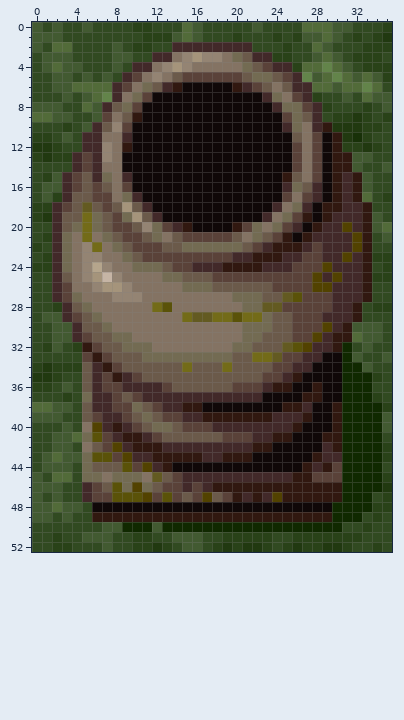
One commit to this pixel-art sprite: GunBird - Coded Dreams/Game/assets/enemies/pot.png. Above, as it was before the edit.
The file is 36x53 pixels.
Once edited:
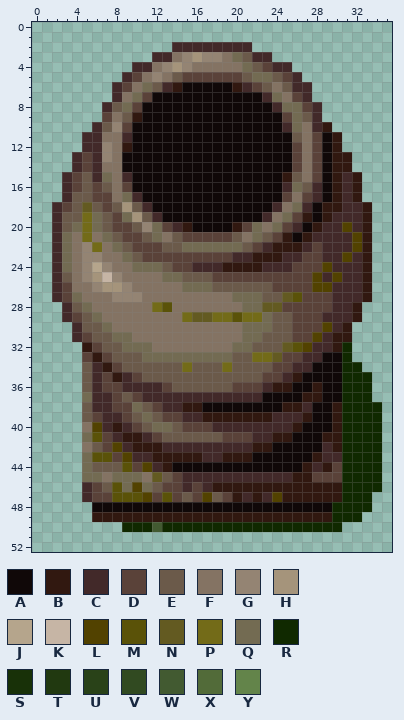
Palette (. is transparent): A #100808  B #311810  C #422929  D #5a4239  E #6b5a4a  F #847363  G #948473  H #a5947b  J #b5a58c  K #c6b5a5  L #524200  M #5a5208  N #635a21  P #736b18  Q #736b52  R #102900  S #183108  T #213910  U #294218  V #314a21  W #425a31  X #526b39  Y #63844a
Commit: Isolated original Pot image
Change:
@@ x 0..35 @@
- 0 WVWVVWVVVVUUVVVXWVVVVVWVVVVXXXWWVVVU
- 1 WWWVVVVVVVVUUUWXWVVVUVVVUVUWWXWVUVUT
- 2 WVXXVVVVWVUUVVCCCCCCCCVVVUVVXWVVVUUU
- 3 VWWWVVVVWWVVCCFGHGGFQECCUUVVWXWVUUUV
- 4 VWXWWVVVWVCCFGHGFFFFFQEDCCUXXYXWVUUU
- 5 VVWWVWVWVCDFGFEDDDDDDEQQEDCYWXYXWXWU
- 6 VVWWXXXXCDFQECBAAAAABCDEFECCXXWXXYXV
- 7 VVVWVWXYCFQDAAAAAAAAAAACQFDCUVVWVXWW
- 8 WWWVVXWCEQDAAAAAAAAAAAAACQQDCUVVVUVW
- 9 XXWWVVWDFEBAAAAAAAAAAAAAADQECVUUTUVU
-10 VVVUVWCEGDAAAAAAAAAAAAAAACQFCBTTTUUV
-11 UUVWVCCFFCAAAAAAAAAAAAAAAAEFDABTSUVV
-12 TTUVVCCGFBAAAAAAAAAAAAAAAADFDABUUTUV
-13 UTUUCDCGFAAAAAAAAAAAAAAAAADFDABBWWVV
-14 VVVVCDCFFAAAAAAAAAAAAAAAAADFDABBWVVW
-15 VUWCDECQFCAAAAAAAAAAAAAAABEFDABCBWVV
-16 VWWCDEDEFDAAAAAAAAAAAAAAACQECABCBWVV
-17 VWUCEEDDFQCAAAAAAAAAAAAAADFDCABCBXVU
-18 UUCDENEDEHECAAAAAAAAAAAACFQCABBCCBVV
-19 UTCEEPQEDQHECAAAAAAAAAACFQDBABCCCBWV
-20 VVCEQPQEDDEGQDCBAAAABDQFQDCABCCLCBWX
-21 VUCQFPFQEDDEQFEDDDDDEFQEDBABCCCCLBVW
-22 UVCQFGPFQEDDDEEQQQQQQEDCBBBCDCCCLBVV
-23 VUCQFGGFFQEDDDDDDDDDCCBBBCCDDCCLCBUU
-24 UUCQFGJGFFQQQEDDCCCBBBBCCCDDDLCCCBVU
-25 VVCEFGHKGFFFFQQEEEDDDDDDDDDDLCLCCBUU
-26 VVCDFFGHHGFFFFFQQQEEEEEEDDDDLLCCCBVV
-27 VVCDQFFFGGGFFFFFFFFFQQQEENMDDDCCCBVV
-28 VVUCEQFFFFFFPMFFFFFFFQQNNDDDDDCCBVUU
-29 VWWCDEQFFFFFFFFPNNPPMPPQEEDDDCCCBVVV
-30 VVWWCEEQFFFFFFFFFFFFFQQQEEDDDLCBWWWV
-31 VVWWCDEEQQFFFFFFFFFFFQQEEEDDLCBBXWWV
-32 VUWVUBDEEQQQFFFFFFFFQQEEENMLCCBRVWVV
-33 VVVVVDBDEEEQQQQQQQQQEEPPNDDCCAARWVVW
-34 UTUUUECBDEEEEEEPEEEPEEEEDDCCAAARRWVV
-35 TTUVVECDBCDEEEEEEEEEEEEDDCBAAAARRRUV
-36 UUVWVECDDCCCCDEEEEEEDDDCBBAABAARRRVV
-37 VVVUVQCCDEDCCCCCCCCCCCCAAAABBAARRRUV
-38 XXWWVECCDDQEDCCBBAAAAAAAABBCAABRRRRU
-39 WWWVVEDCCDEQEDDCCBBBBBBBCCCBAABRRRRW
-40 VVVWVFLCBCDEQQEDDDCCCCCCCCBAAABRRRRW
-41 VVWWXQMDCBBCDEEEEEEDDDCCBBAAABBRRRRV
-42 VVWWVFEDLCBBBCCCCCCCCCBBAAAAACBRRRRU
-43 VWXWWQMMDLCCBBBBBCCBBBAAAAAABCCRRRRU
-44 VWWWVQEEEMDLCBAAAAAAAAAAAAABCBDRRRRV
-45 WVXXVQQFQQQFNEDCCCCCCCCCCCBBDDDRRRRU
-46 WWWVVCDEMQLQEDDCDCBBBBBBBBBBBBBRRRRT
-47 WVWVVCDDMMMLDMDEDLEDBCBCLBBBBBBRRRVU
-48 WWXWWVAAAAAAAAAAAAAAAAAAAAAAAARRRRUU
-49 WWVWVVBBBBBBBBBBBBBBBBBBBBBBBBRRRVUV
-50 VVVVVVVWWRRRWRRRRRRRRRRRRRRRRRRVVUVV
-51 VVUVVWWWVVUUVVWWWVVUUUUUVVUUUUUUUVVV
-52 VVUUVVVWVVUUTUVWWVUTUTTUVUTUUTTUVVUV
+ 0 ....................................
+ 1 ....................................
+ 2 ..............CCCCCCCC..............
+ 3 ............CCFGHGGFQECC............
+ 4 ..........CCFGHGFFFFFQEDCC..........
+ 5 .........CDFGFEDDDDDDEQQEDC.........
+ 6 ........CDFQECBAAAAABCDEFECC........
+ 7 ........CFQDAAAAAAAAAAACQFDC........
+ 8 .......CEQDAAAAAAAAAAAAACQQDC.......
+ 9 .......DFEBAAAAAAAAAAAAAADQEC.......
+10 ......CEGDAAAAAAAAAAAAAAACQFCB......
+11 .....CCFFCAAAAAAAAAAAAAAAAEFDAB.....
+12 .....CCGFBAAAAAAAAAAAAAAAADFDAB.....
+13 ....CDCGFAAAAAAAAAAAAAAAAADFDABB....
+14 ....CDCFFAAAAAAAAAAAAAAAAADFDABB....
+15 ...CDECQFCAAAAAAAAAAAAAAABEFDABCB...
+16 ...CDEDEFDAAAAAAAAAAAAAAACQECABCB...
+17 ...CEEDDFQCAAAAAAAAAAAAAADFDCABCB...
+18 ..CDENEDEHECAAAAAAAAAAAACFQCABBCCB..
+19 ..CEEPQEDQHECAAAAAAAAAACFQDBABCCCB..
+20 ..CEQPQEDDEGQDCBAAAABDQFQDCABCCLCB..
+21 ..CQFPFQEDDEQFEDDDDDEFQEDBABCCCCLB..
+22 ..CQFGPFQEDDDEEQQQQQQEDCBBBCDCCCLB..
+23 ..CQFGGFFQEDDDDDDDDDCCBBBCCDDCCLCB..
+24 ..CQFGJGFFQQQEDDCCCBBBBCCCDDDLCCCB..
+25 ..CEFGHKGFFFFQQEEEDDDDDDDDDDLCLCCB..
+26 ..CDFFGHHGFFFFFQQQEEEEEEDDDDLLCCCB..
+27 ..CDQFFFGGGFFFFFFFFFQQQEENMDDDCCCB..
+28 ...CEQFFFFFFPMFFFFFFFQQNNDDDDDCCB...
+29 ...CDEQFFFFFFFFPNNPPMPPQEEDDDCCCB...
+30 ....CEEQFFFFFFFFFFFFFQQQEEDDDLCB....
+31 ....CDEEQQFFFFFFFFFFFQQEEEDDLCBB....
+32 .....BDEEQQQFFFFFFFFQQEEENMLCCBR....
+33 .....DBDEEEQQQQQQQQQEEPPNDDCCAAR....
+34 .....ECBDEEEEEEPEEEPEEEEDDCCAAARR...
+35 .....ECDBCDEEEEEEEEEEEEDDCBAAAARRR..
+36 .....ECDDCCCCDEEEEEEDDDCBBAABAARRR..
+37 .....QCCDEDCCCCCCCCCCCCAAAABBAARRR..
+38 .....ECCDDQEDCCBBAAAAAAAABBCAABRRRR.
+39 .....EDCCDEQEDDCCBBBBBBBCCCBAABRRRR.
+40 .....FLCBCDEQQEDDDCCCCCCCCBAAABRRRR.
+41 .....QMDCBBCDEEEEEEDDDCCBBAAABBRRRR.
+42 .....FEDLCBBBCCCCCCCCCBBAAAAACBRRRR.
+43 .....QMMDLCCBBBBBCCBBBAAAAAABCCRRRR.
+44 .....QEEEMDLCBAAAAAAAAAAAAABCBDRRRR.
+45 .....QQFQQQFNEDCCCCCCCCCCCBBDDDRRRR.
+46 .....CDEMQLQEDDCDCBBBBBBBBBBBBBRRRR.
+47 .....CDDMMMLDMDEDLEDBCBCLBBBBBBRRR..
+48 ......AAAAAAAAAAAAAAAAAAAAAAAARRRR..
+49 ......BBBBBBBBBBBBBBBBBBBBBBBBRRR...
+50 .........RRRWRRRRRRRRRRRRRRRRRR.....
+51 ....................................
+52 ....................................
Pixel boxes of the changes (left, top, right, bottom) in both pictures:
erased: (32, 22, 392, 552)
